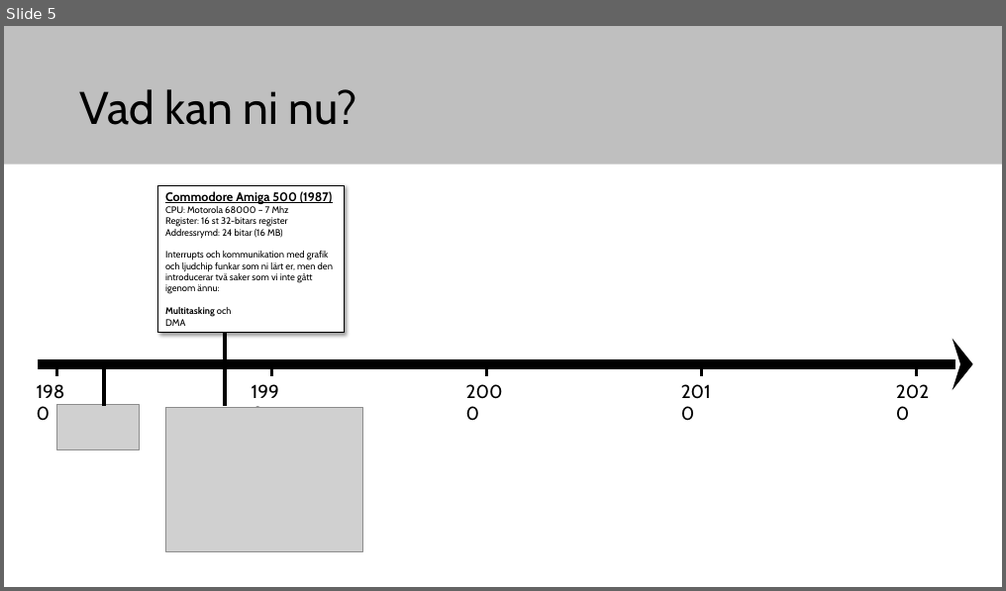
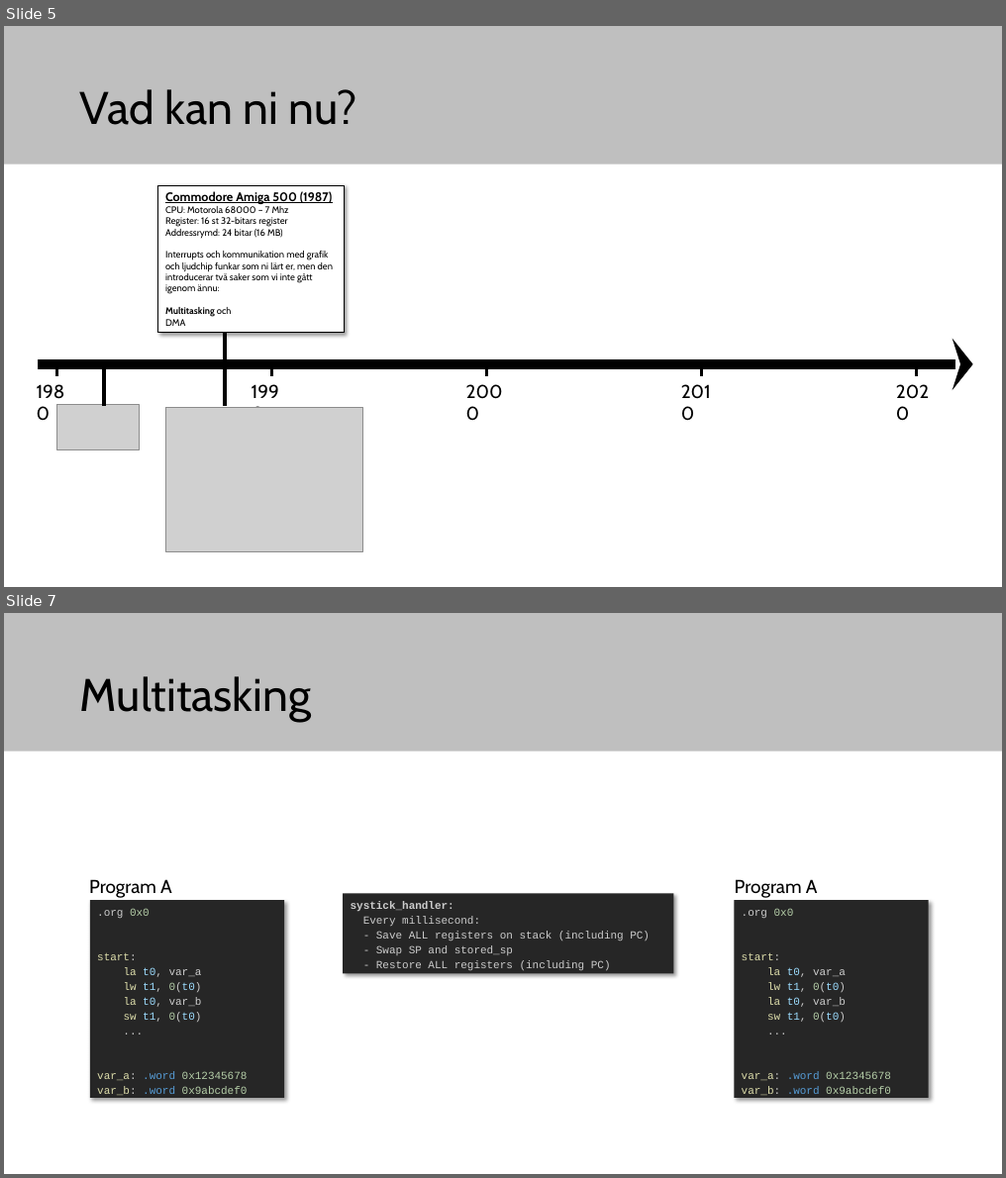
Before and after one commit to elias-at-chalmers/mop-lecture_notes-mirror, a slide deck: slides/lecture12_future_and_wrapup.pptx. Shown one above the other, each under a label of ours: slide 5 before the commit, slides 5 and 7 after it; the slides between them are not shown. The pictures are 1006x591 and 1006x1178 pixels, drawn with LibreOffice and Linux fonts; fonts in the diff are those of the drawing; grey boxes stand for pictures. Boxes give left, top, right and bottom in pixels: in the first picture for what was removed or moved away, otherwise in the second. Text is boxed around its words. In the diff, an @@ line names an element or a change of style, - is before the commit and + after.

```diff
--- a/slides/lecture12_future_and_wrapup.pptx
+++ b/slides/lecture12_future_and_wrapup.pptx
@@ slide 7 added at [4, 613, 1002, 1174], background #FFFFFF; not listed: 1 template element that a slide beside it also shows @@
@@ title added at [80, 676, 311, 722], 44 pt, text #000000 @@
+Multitasking
@@ text added at [89, 879, 172, 898], 18 pt, text #000000 @@
+Program A
@@ text added at [735, 879, 818, 898], 18 pt, text #000000 @@
+Program A
@@ rectangle added at [90, 900, 285, 1098], fill #262626, 10.5 pt, text #CCCCCC @@
+.org 0x0
+start:
+la t0, var_a
+lw t1, 0(t0)
+la t0, var_b
+sw t1, 0(t0)
+...
+var_a: .word 0x12345678
+var_b: .word 0x9abcdef0
@@ rectangle added at [344, 894, 674, 973], fill #262626, 10.5 pt, text #CCCCCC @@
+systick_handler:
+Every millisecond:
+- Save ALL registers on stack (including PC)
+- Swap SP and stored_sp
+- Restore ALL registers (including PC)
@@ rectangle added at [734, 900, 929, 1098], fill #262626, 10.5 pt, text #CCCCCC @@
+.org 0x0
+start:
+la t0, var_a
+lw t1, 0(t0)
+la t0, var_b
+sw t1, 0(t0)
+...
+var_a: .word 0x12345678
+var_b: .word 0x9abcdef0
```
Also in this commit, not shown: 4 slides changed, 8 other slides added, 7 slides removed.
